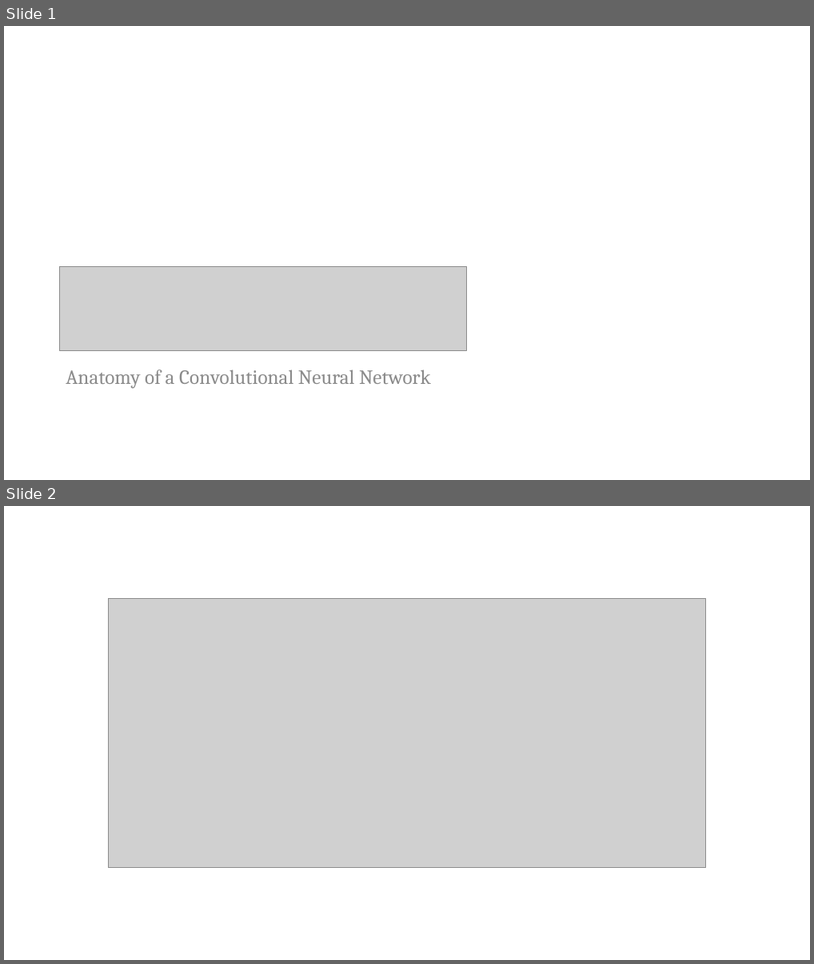
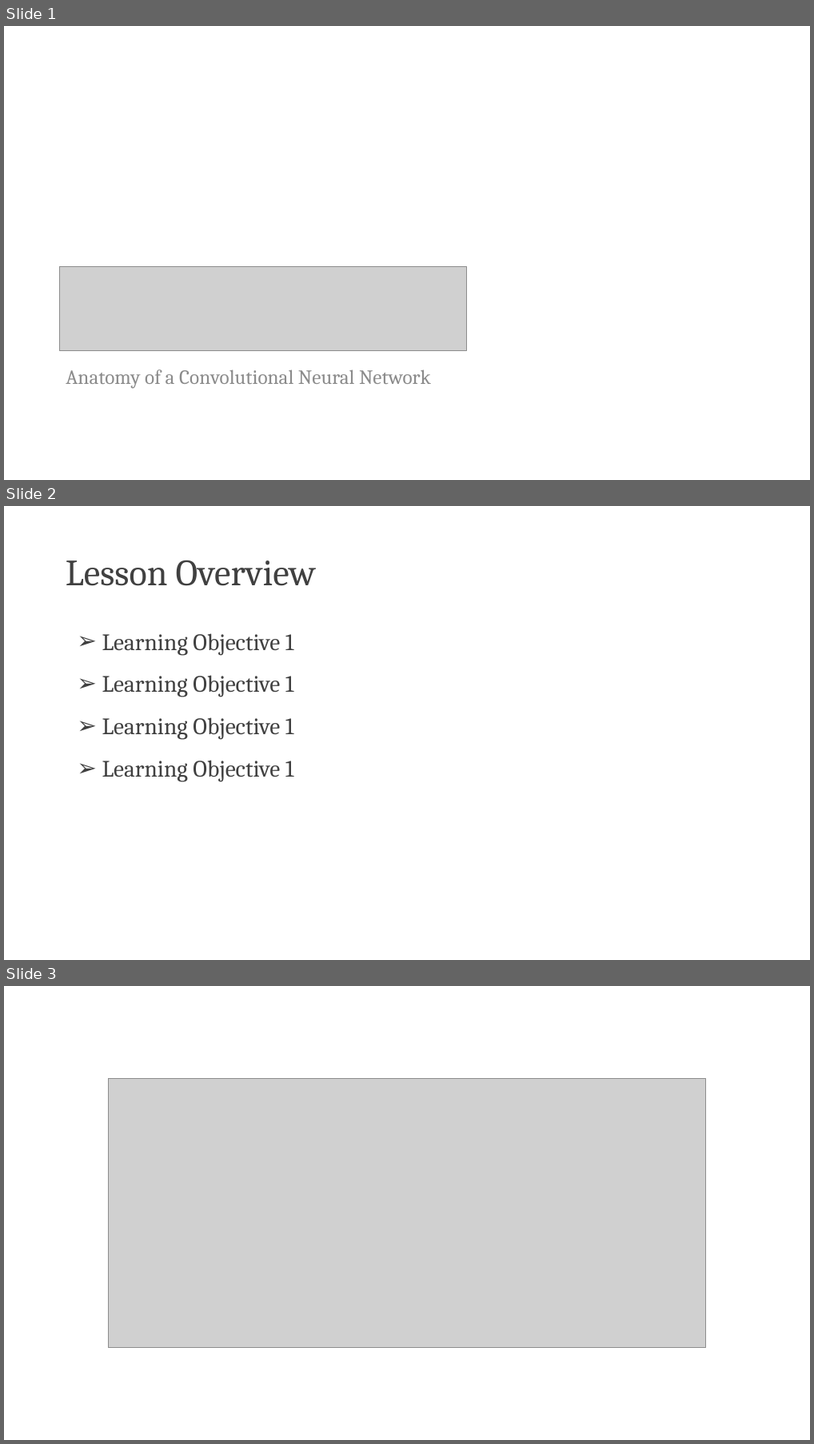
Before and after one commit to PracticumAI/cnn, a slide deck: presentations/02_cnn_anatomy.pptx. Shown one above the other, each under a label of ours: slides 1 and 2 before the commit, slides 1, 2 and 3 after it. The pictures are 814x964 and 814x1444 pixels, drawn with LibreOffice and Linux fonts; fonts in the diff are those of the drawing; grey boxes stand for pictures. Boxes give left, top, right and bottom in pixels: in the first picture for what was removed or moved away, otherwise in the second. Text is boxed around its words. In the diff, an @@ line names an element or a change of style, - is before the commit and + after.

```diff
--- a/presentations/02_cnn_anatomy.pptx
+++ b/presentations/02_cnn_anatomy.pptx
@@ slide 2 added at (4, 506, 810, 960), background #FFFFFF @@
@@ title added at (66, 560, 316, 586), 44 pt, text #404040 @@
+Lesson Overview
@@ text added at (102, 633, 294, 655), 28 pt, text #404040 @@
+➢ Learning Objective 1
@@ text added at (102, 675, 294, 697), 28 pt, text #404040 @@
+➢ Learning Objective 1
@@ text added at (102, 717, 294, 740), 28 pt, text #404040 @@
+➢ Learning Objective 1
@@ text added at (102, 760, 294, 782), 28 pt, text #404040 @@
+➢ Learning Objective 1
@@ what was slide 2 is now slide 3 @@
```
Also in this commit, not shown: 4 other files.
